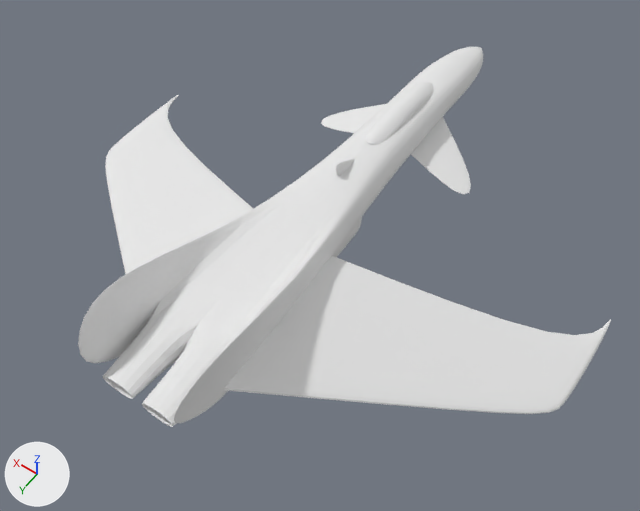
The Blender file Flyplane/Flyplane/assets/Starfighter/starfighter.blend, before and after one commit.
One viewpoint serves both versions: a 50 mm camera at (-5.73, 8.39, 11.62) aimed at (-0.25, 0.72, -0.43). Every picture has the same lights, and +X, +Y and +Z are marked at lower left. Mesh edges are drawn as thin lines on the coarser meshes.

Before the edit, the objects in view are built like this:
```python
me_cube = bpy.data.meshes.new('Cube')
me_cube.from_pydata(...)  # 181 vertices, 151 faces; spans x 0.0..4.94, y -4.81..5.67, z -1.01..1.52
me_cube.materials.append(mat_material)  # its picture is missing
ob_cube = bpy.data.objects.new('Cube', me_cube)
ob_cube.location = (0.0, -0.45, 0.0)
_m = ob_cube.modifiers.new('Mirror', 'MIRROR')
_m.use_clip = True
_m = ob_cube.modifiers.new('Subsurf', 'SUBSURF')
_m.levels = 0
```
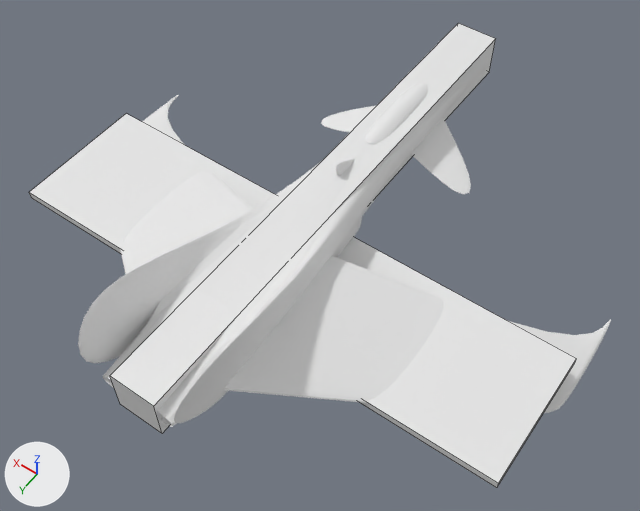
Location of each change, [x1, y1, x2, y2] in pixels of the pictures (640 x 511 px):
'BB_WING', added
    after: [29, 114, 576, 488]
'BB_BODY', added
    after: [110, 23, 495, 433]

What the commit changed:
Mesh me_bb_body is new.
It is a box spanning x -1.0..1.0, y -1.0..1.0, z -1.0..1.0.
Mesh me_bb_wing is new.
It is a box spanning x -1.0..1.0, y -0.82..0.41, z -1.0..1.0.
Object 'BB_BODY' (ob_bb_body) is new; it shows me_bb_body.
Its location is (0.0, 0.0, 0.24).
Its scale is (0.415, 4.9, 0.415).
Object 'BB_WING' (ob_bb_wing) is new; it shows me_bb_wing.
Its location is (0.0, 1.85, -0.34).
Its scale is (4.76, 2.05, -0.0759).
